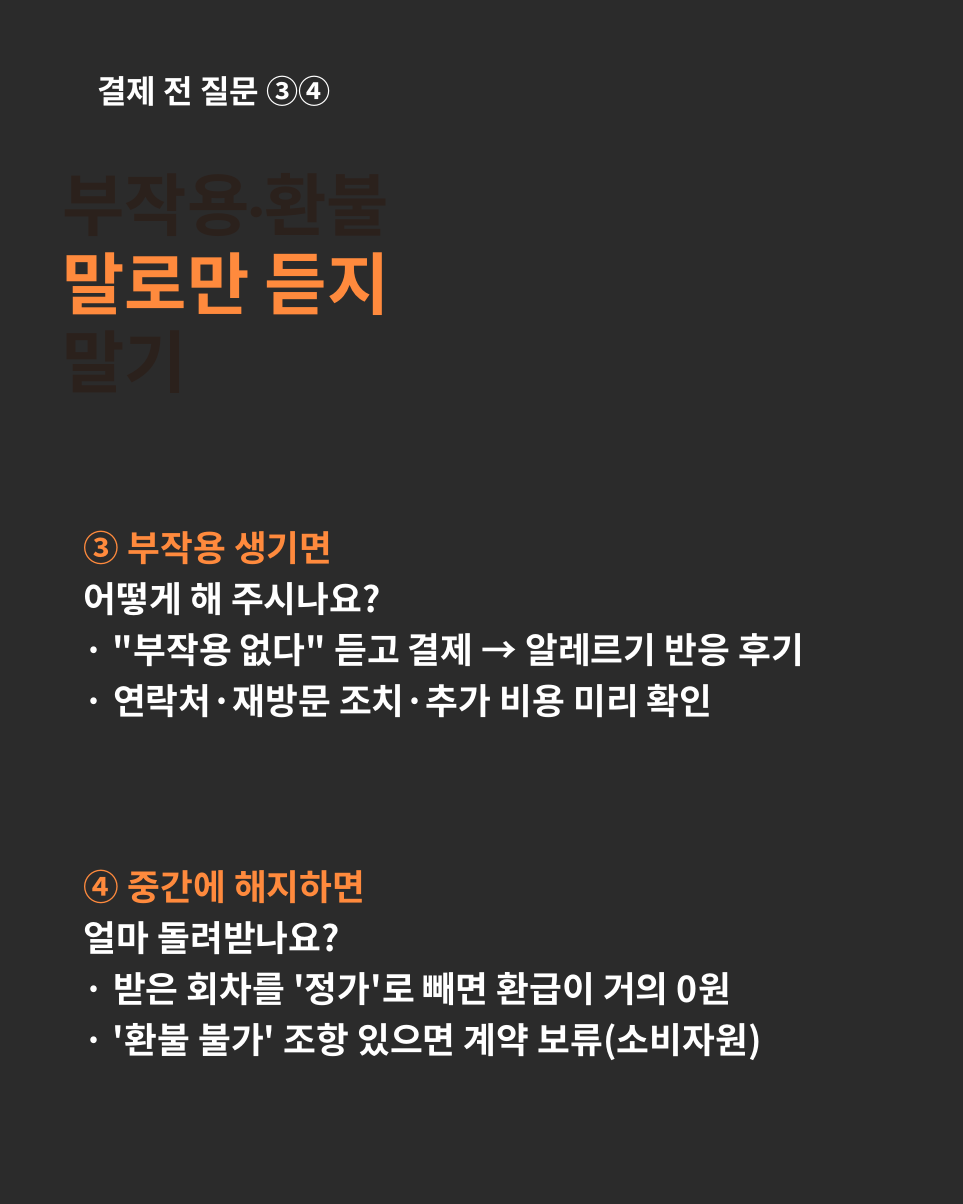
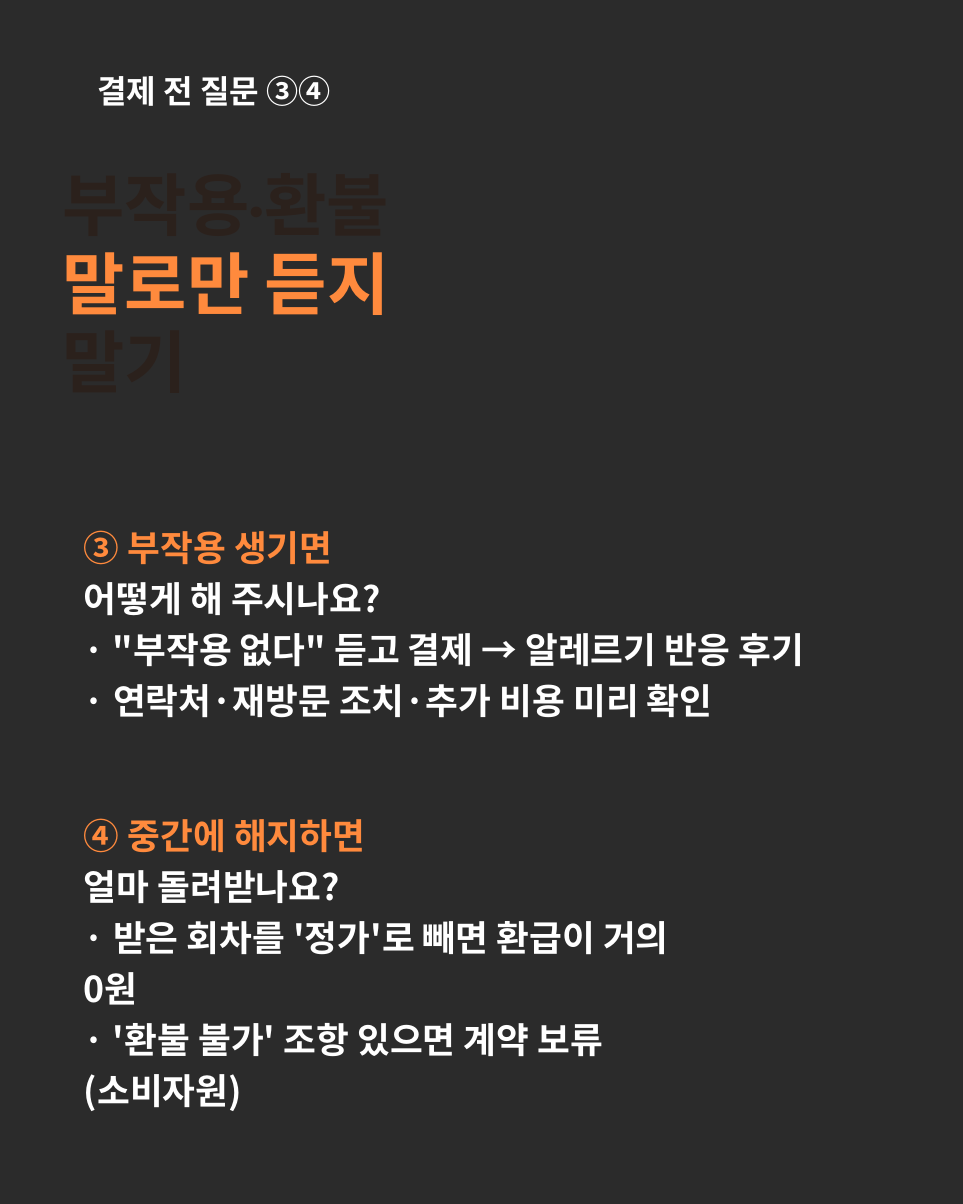
Before and after one commit to geben147-create/Insta, a slide deck: slide 3 of hermes-20261109/v3_card/V3_09_editable.pptx. Drawn at 963x1204 pixels with LibreOffice and Linux fonts; fonts in the diff are those of the drawing; background and template pictures are left out; a plain dark background stands for a picture behind light text. Boxes give left, top, right and bottom in pixels: in the first picture for what was removed or moved away, otherwise in the second. Text is boxed around its words. In the diff, an @@ line names an element or a change of style, - is before the commit and + after.

```diff
--- a/hermes-20261109/v3_card/V3_09_editable.pptx
+++ b/hermes-20261109/v3_card/V3_09_editable.pptx
@@ text "④ 중간에 해지하면" rewrapped from [84, 869, 761, 1060] to [84, 818, 669, 1111] @@
```
Also in this commit, not shown: 5 other slides changed.
